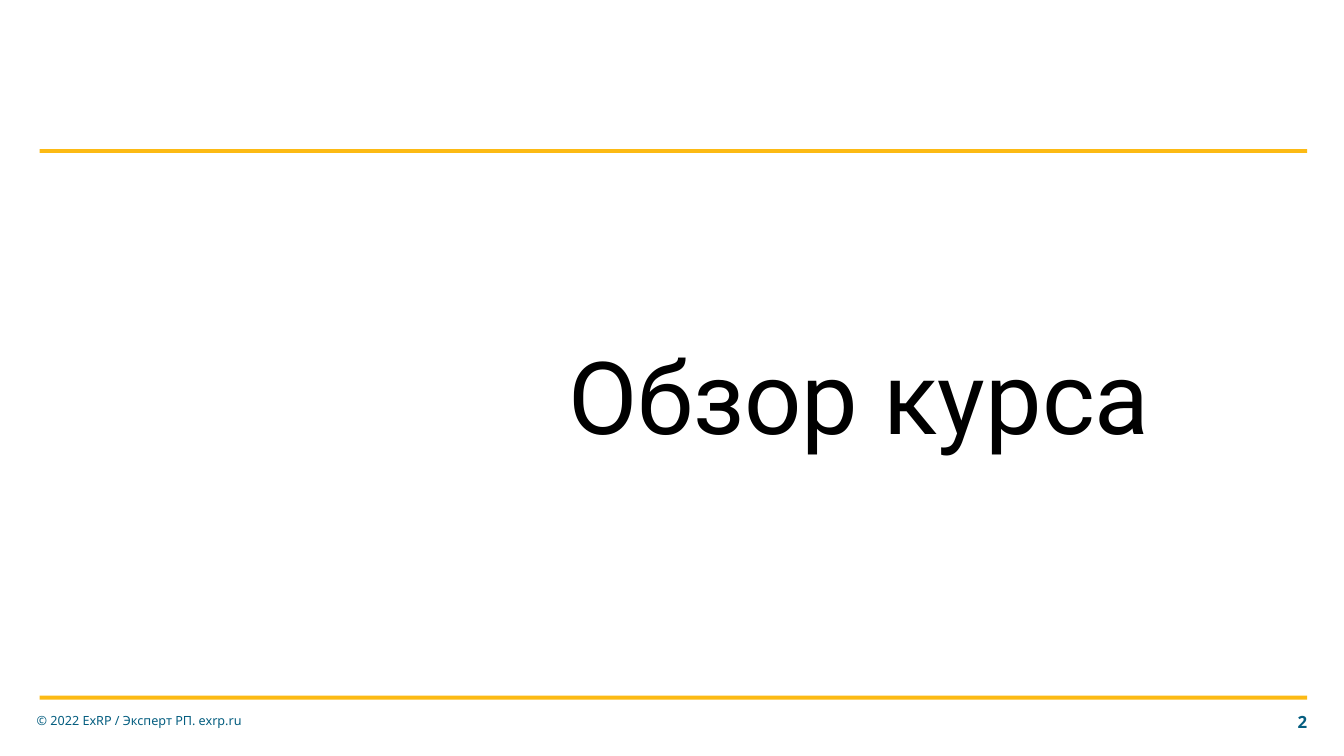
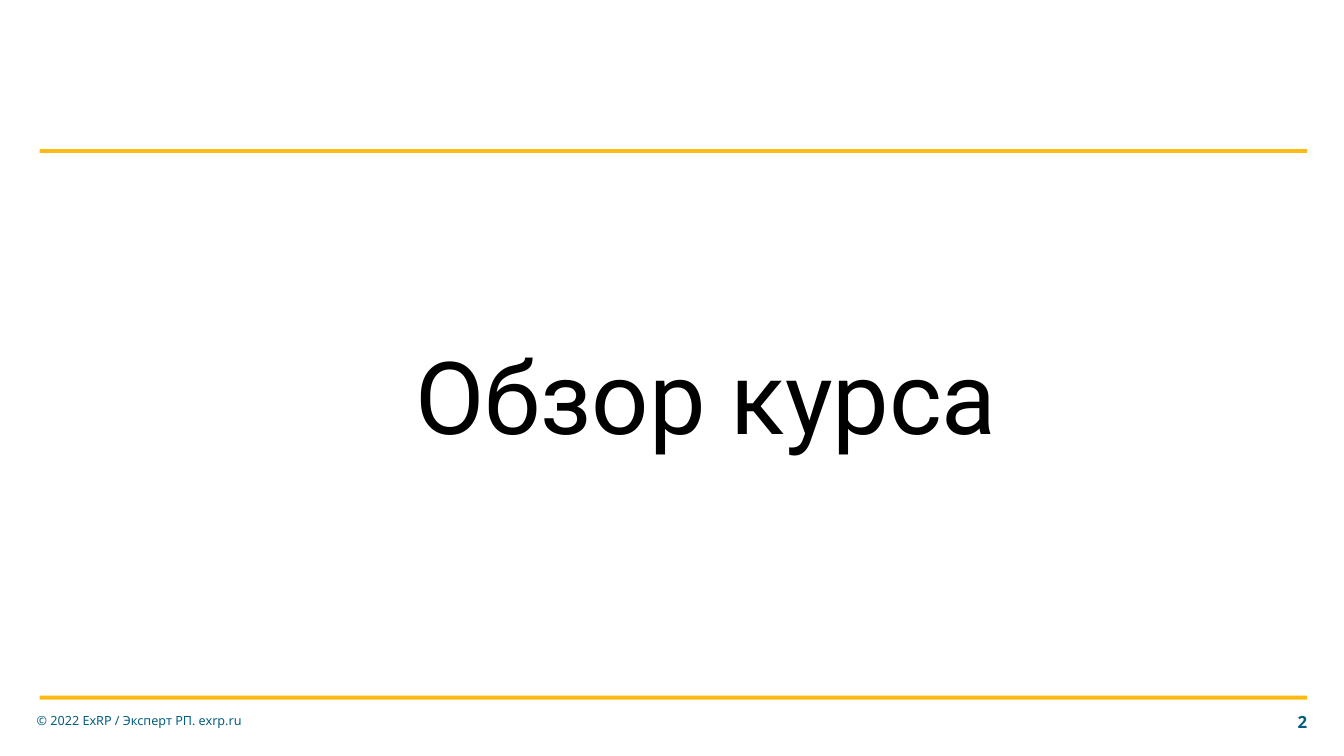
Before and after one commit to Buran1988/rusap, a slide deck: slide 2 of Введение в ABAP/Презентации/ABAP_prog_intro.pptx. Drawn at 1344x756 pixels with LibreOffice and Linux fonts; fonts in the diff are those of the drawing; background and template pictures are left out. Boxes give left, top, right and bottom in pixels: in the first picture for what was removed or moved away, otherwise in the second. Text is boxed around its words. In the diff, an @@ line names an element or a change of style, - is before the commit and + after.

```diff
--- a/Введение в ABAP/Презентации/ABAP_prog_intro.pptx
+++ b/Введение в ABAP/Презентации/ABAP_prog_intro.pptx
@@ title "Обзор курса": place and size @@
-title "Обзор курса" at [568,357,1149,456]
+title "Обзор курса" at [415,357,997,456]
```
Also in this commit, not shown: 5 other slides changed, 1 other file.
